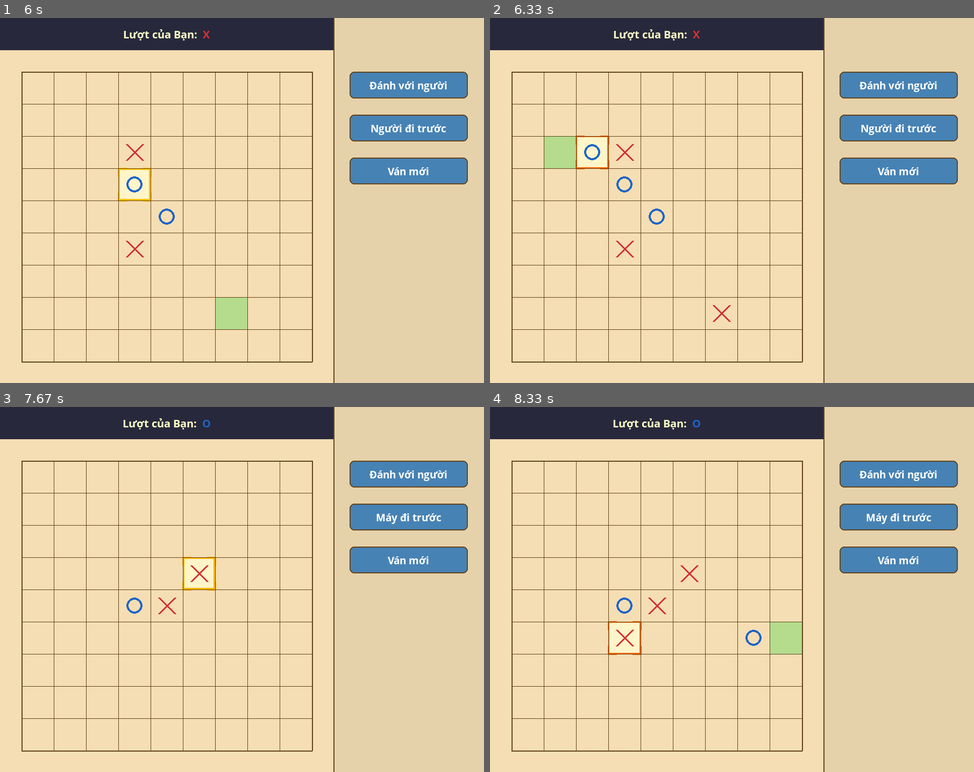
Above: before the commit, frames 1-4 (two rows, left to right).
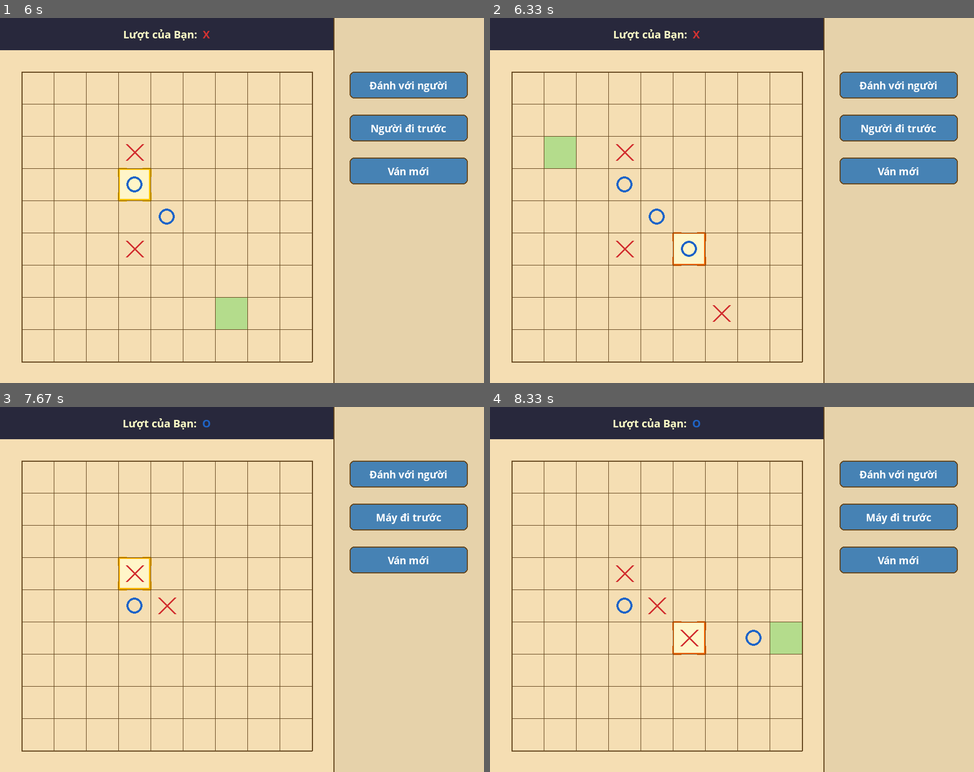
Above: after the commit, the same moments.

Repository: dinhvanduong18/24020100_24020037_24020163_CaroAI
Game: pygame game, started from source_code/main.py
The game is run twice, just before and just after one commit, with the same random seed, the same clock (stepped at 60 frames per second) and the same inputs.
Inputs (mouse positions are in pixels of both pictures, inside the frame that each line leads up to):
- Up to frame 1 (6 s): click (242, 200) at 0.38 s; click (309, 229) at 0.72 s; click (183, 174) at 1.62 s; click (285, 105) at 3.08 s; click (416, 244) at 3.98 s; click (309, 247) at 4.32 s; click (358, 200) at 4.65 s; click (198, 277) at 4.98 s; click (121, 255) at 5.32 s; click (135, 138) at 5.65 s; click (237, 328) at 5.98 s
- Up to frame 2 (6.33 s): click (548, 134) at 6.32 s
- Up to frame 3 (7.67 s): click (72, 622) at 6.65 s; click "Người đi trước" at 6.98 s; click (140, 596) at 7.32 s; click (387, 494) at 7.65 s
- Up to frame 4 (8.33 s): click (736, 644) at 7.98 s; click (799, 644) at 8.32 s

Frame 1 is identical in both runs. In frame 2, 0.3% of the frame differs, in the area x 17-45%, y 32-68%; in frame 3, 0.3%; in frame 4, 0.3%, in the area x 24-45%, y 43-68%.

Commit message:
Kiem thu

Diff:
--- a/source_code/ai/minimax.py
+++ b/source_code/ai/minimax.py
@@ -70,7 +70,8 @@
         execution_time = time.time() - start_time
 
         # Bao cao ra terminal (su dung tieng Viet khong dau de tranh UnicodeEncodeError tren Windows Console mac dinh)
-        print(f"[Alpha-Beta] Do sau: {self.max_depth} | Trang thai da xet: {self.node_count} "
+        algo_name = "Alpha-Beta" if self.use_pruning else "Minimax thuan"
+        print(f"[{algo_name}] Do sau: {self.max_depth} | Trang thai da xet: {self.node_count} "
               f"| Thoi gian: {execution_time:.4f}s | Chon nuoc: {best_move} | Diem: {best_score}")
 
         return best_move, best_score
@@ -111,9 +112,10 @@
                 eval_score = self._minimax_rec(board, depth - 1, False, r, c, game_logic, alpha, beta)
                 board.undo_move(r, c)
                 max_eval = max(max_eval, eval_score)
-                alpha = max(alpha, eval_score)
-                if beta <= alpha:
-                    break
+                if self.use_pruning:
+                    alpha = max(alpha, eval_score)
+                    if beta <= alpha:
+                        break
 
             return max_eval
         else:
@@ -124,9 +126,10 @@
                 eval_score = self._minimax_rec(board, depth - 1, True, r, c, game_logic, alpha, beta)
                 board.undo_move(r, c)
                 min_eval = min(min_eval, eval_score)
-                beta = min(beta, eval_score)
-                if beta <= alpha:
-                    break
+                if self.use_pruning:
+                    beta = min(beta, eval_score)
+                    if beta <= alpha:
+                        break
 
             return min_eval
 
--- /dev/null
+++ b/source_code/benchmark/run_custom_tests.py
@@ -0,0 +1,109 @@
+import sys
+import os
+import time
+
+sys.path.insert(0, os.path.abspath(os.path.join(os.path.dirname(__file__), '..')))
+
+from game.board import Board
+from game.logic import GameLogic
+from game.evaluator import Evaluator
+from ai.minimax import MinimaxAgent
+
+def setup_board_scenario(board, moves):
+    for r, c, player in moves:
+        board.make_move(r, c, player)
+
+def run_test(name, moves, depth, use_pruning, logic, evaluator):
+    board = Board()
+    setup_board_scenario(board, moves)
+    agent = MinimaxAgent(depth=depth, evaluator=evaluator, use_pruning=use_pruning)
+
+    start_time = time.time()
+    best_move, best_score = agent.get_move(board, logic)
+    elapsed = time.time() - start_time
+    nodes = agent.node_count
+
+    return best_move, nodes, elapsed
+
+def load_test_cases(filename):
+    test_cases = []
+    with open(filename, 'r', encoding='utf-8') as f:
+        content = f.read()
+
+    blocks = content.split('\n\n')
+    for block in blocks:
+        lines = block.strip().split('\n')
+        if not lines:
+            continue
+
+        name = "Unknown"
+        moves = []
+        for line in lines:
+            line = line.strip()
+            if line.startswith('#'):
+                if not line.startswith('# ('):
+                    name = line[1:].strip()
+            elif line:
+                for m_str in line.split('|'):
+                    m_str = m_str.strip()
+                    if m_str:
+                        r, c, p = map(int, m_str.split(','))
+                        moves.append((r, c, p))
+
+        if name != "Unknown":
+            test_cases.append((name, moves))
+
+    return test_cases
+
+def main():
+    txt_path = os.path.join(os.path.dirname(__file__), 'testcases.txt')
+    test_cases = load_test_cases(txt_path)
+
+    # Filter test cases 1, 2, 4, 5, 8, 9
+    target_ids = ['1', '2', '4', '5', '8', '9']
+    filtered_cases = []
+    for name, moves in test_cases:
+        test_id = name.split('.')[0].strip()
+        if test_id in target_ids:
+            filtered_cases.append((name, moves))
+
+    output_file = os.path.abspath(os.path.join(os.path.dirname(__file__), '..', '..', 'test_results.txt'))
+
+    logic = GameLogic()
+    evaluator = Evaluator()
+
+    with open(output_file, 'w', encoding='utf-8') as f:
+        for name, moves in filtered_cases:
+            f.write(f"\n{'='*60}\n")
+            f.write(f"👉 KỊCH BẢN: {name}\n")
+            f.write(f"{'='*60}\n")
+
+            for depth in [2, 3]:
+                f.write(f"\n--- ĐỘ SÂU: {depth} ---\n")
+
+                # Minimax
+                best_move1, nodes1, elapsed1 = run_test(name, moves, depth, False, logic, evaluator)
+                f.write("[ Minimax Thuần ]\n")
+                f.write(f"   - Nước đi chọn : {best_move1}\n")
+                f.write(f"   - Số trạng thái: {nodes1:,} nodes\n")
+                f.write(f"   - Thời gian    : {elapsed1:.4f} giây\n\n")
+
+                # Alpha Beta
+                best_move2, nodes2, elapsed2 = run_test(name, moves, depth, True, logic, evaluator)
+                f.write("[ Alpha-Beta Pruning ]\n")
+                f.write(f"   - Nước đi chọn : {best_move2}\n")
+                f.write(f"   - Số trạng thái: {nodes2:,} nodes\n")
+                f.write(f"   - Thời gian    : {elapsed2:.4f} giây\n\n")
+
+                if elapsed2 > 0 and elapsed1 > 0:
+                    speedup = elapsed1 / elapsed2
+                    node_reduction = (nodes1 - nodes2) / nodes1 * 100 if nodes1 > 0 else 0
+                    f.write(f"💡 KẾT LUẬN TẠI ĐỘ SÂU {depth}:\n")
+                    f.write(f"   -> Alpha-Beta giảm được {node_reduction:.1f}% số node phải xét.\n")
+                    f.write(f"   -> Alpha-Beta chạy nhanh gấp {speedup:.1f} lần Minimax thuần.\n")
+                f.write("-" * 40 + "\n")
+
+    print(f"Hoàn thành! Đã lưu kết quả vào file: {output_file}")
+
+if __name__ == '__main__':
+    main()
--- a/source_code/main.py
+++ b/source_code/main.py
@@ -22,8 +22,10 @@
     ui         = PygameUI()    # Giao diện pygame
     evaluator  = Evaluator()   # Bộ đánh giá điểm số
 
-    # Khởi tạo AI với độ sâu bằng 3
-    ai_agent   = MinimaxAgent(depth=3, evaluator=evaluator)
+    # Khởi tạo AI (Tạm thời tắt Alpha-Beta và giảm độ sâu để test)
+    # AI_DEPTH = 3 # Mặc định
+    AI_DEPTH = 2   # Dễ dàng thay đổi lại thành 3 tại đây
+    ai_agent   = MinimaxAgent(depth=AI_DEPTH, evaluator=evaluator, use_pruning=False)
     clock      = pygame.time.Clock()
 
     # Trạng thái game ban đầu
Binary file added: ChatGPT Image May 19, 2026, 04_05_35 AM.png
Binary file added: ChatGPT Image May 19, 2026, 04_13_30 AM.png
Not shown, added: testResults.docx
